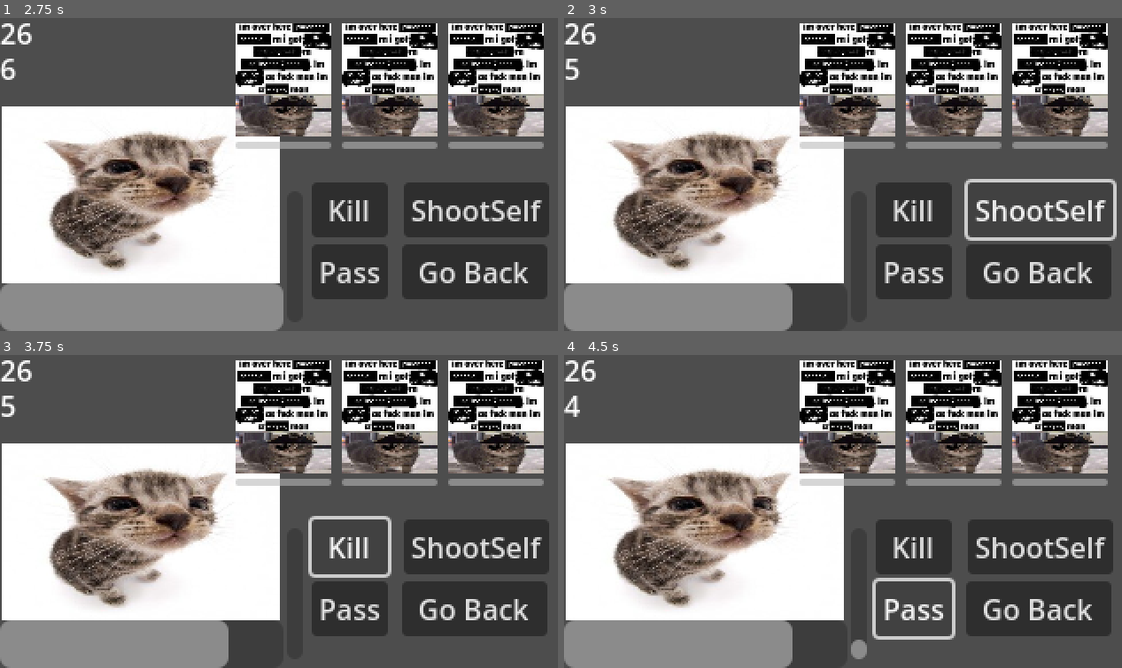
Above: before the commit, frames 1-4 (two rows, left to right).
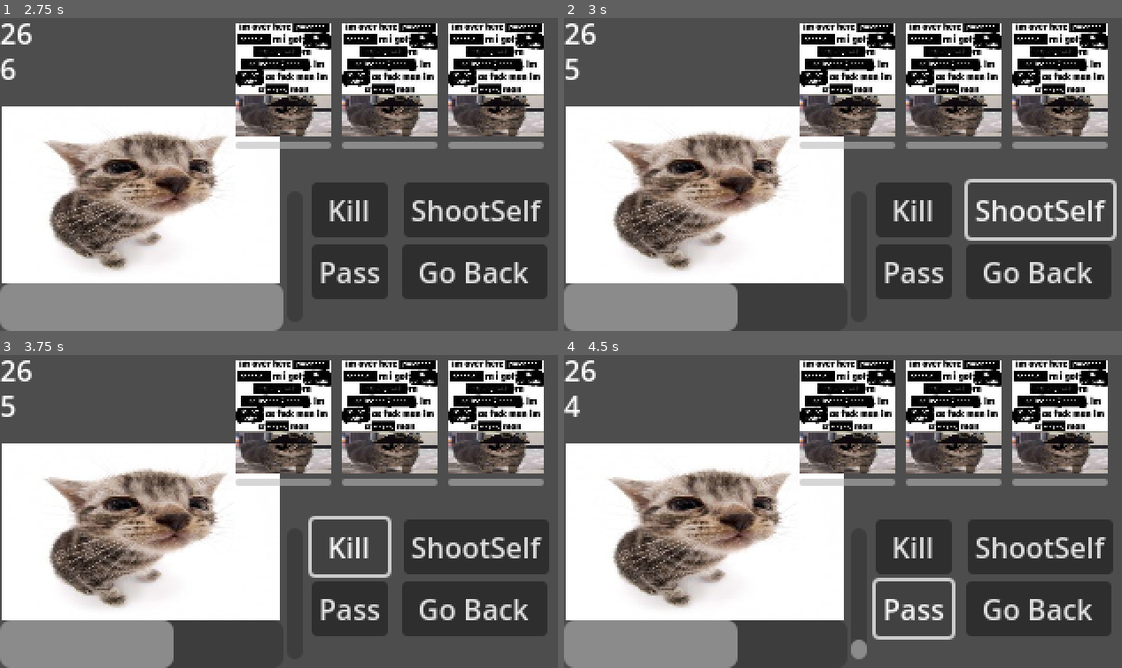
Above: after the commit, the same moments.

Repository: qthn67/HollowChamberGame
Game: Godot game, scene res://grid_map.tscn
Two runs of this game, one before a commit and one after it. Both use one fixed random seed, a clock stepped at 60 frames per second and the inputs below.
Inputs (mouse positions are in pixels of both pictures, inside the frame that each line leads up to):
- Up to frame 1 (2.75 s): click (496, 83) at 0.52 s; click "Melee" at 1.25 s; click "Gun" at 2 s
- Up to frame 2 (3 s): click "ShootSelf" at 2.75 s
- Up to frame 3 (3.75 s): click "Kill" at 3.5 s
- Up to frame 4 (4.5 s): click "Pass" at 4.25 s

Frame 1 is identical in both runs. In frame 2, 1.5% of the frame differs, in the area x 29-41%, y 84-100%; in frame 3, 1.5%; in frame 4, 1.5%.

Commit message:
Finishing touches with combat (0.99/1)

Diff:
--- a/Enemies/testenemy.gd
+++ b/Enemies/testenemy.gd
@@ -1,19 +1,19 @@
 extends Node2D
+
+@onready var health_element = $HealthElement
 
 @onready var hp_bar = $EnemyContainer/HpBar
 @onready var combat = $"../.."
 
-@onready var max_hp : int = 100
-@onready var hp : int = 100
+func _process(delta):
+	hp_bar.value = health_element.current_hp
 
-
-func _process(delta):
-	hp_bar.value = hp
-
+func take_turn():
+	combat.health_element.damage(20)
 
 func _on_texture_button_pressed():
 	if combat.can_select_enemy == true:
-		hp -= combat.player_bullet_damage
+		health_element.damage(combat.player_bullet_damage)
 		combat.can_select_enemy = false
 
 		if combat.use_bullets == true:
@@ -22,8 +22,8 @@
 		if combat.is_knife == true:
 			combat.left_melee_hits -= 1
 
-		if combat.is_knife == true && hp <= 0:
+		if combat.is_knife == true && health_element.current_hp <= 0:
 			combat.bonus_turn_amount += 1
 			queue_free()
-		elif(hp <= 0):
+		elif(health_element.current_hp <= 0):
 			queue_free()
--- a/Enemies/testenemy.tscn
+++ b/Enemies/testenemy.tscn
@@ -1,10 +1,13 @@
-[gd_scene load_steps=3 format=3 uid="uid://58fw7yrffgly"]
+[gd_scene load_steps=4 format=3 uid="uid://58fw7yrffgly"]
 
 [ext_resource type="Texture2D" uid="uid://btivhlysxoq3k" path="res://Enemies/cat.jpg" id="1_mb00m"]
 [ext_resource type="Script" path="res://Enemies/testenemy.gd" id="1_pnqve"]
+[ext_resource type="PackedScene" uid="uid://bo51nbtkoyh7a" path="res://health_element.tscn" id="2_xdi4v"]
 
-[node name="TestEnemy" type="Node2D"]
+[node name="TestEnemy" type="Node2D" groups=["enemy"]]
 script = ExtResource("1_pnqve")
+
+[node name="HealthElement" parent="." instance=ExtResource("2_xdi4v")]
 
 [node name="EnemyContainer" type="VBoxContainer" parent="."]
 anchors_preset = 7
--- a/EnemyLayouts/test_enemy_layout.gd
+++ b/EnemyLayouts/test_enemy_layout.gd
@@ -1,6 +1,8 @@
 extends Node2D
 
 @export_enum("L1", "L2", "L3") var selected_layout = 0
+
+var enemies = []
 
 func _ready():
 	apply_layout(selected_layout)
@@ -18,6 +20,11 @@
 		enemy.position = enemy_position
 		add_child(enemy)
 
+func enemy_turn():
+	enemies = get_tree().get_nodes_in_group("enemy")
+	for enemy in enemies:
+		enemy.take_turn()
+
 func setup_test_layout():
 	spawn_enemy("res://Enemies/testenemy.tscn", Vector2(280, 80))
 	spawn_enemy("res://Enemies/testenemy.tscn", Vector2(220, 80))
--- a/combat.gd
+++ b/combat.gd
@@ -3,6 +3,13 @@
 @onready var temp_bullet_counter = $TempBulletCounter
 @onready var temp_loaded_bullet_counter = $TempLoadedBulletCounter
 
+@onready var test_enemy_layout = $TestEnemyLayout
+
+@onready var health_element = $HealthElement
+
+@onready var gun = $Options/Gun
+@onready var chant = $Options/Chant
+@onready var items = $Options/Items
 @onready var melee = $Options/Melee
 
 @onready var murder = $GunOptions/Murder
@@ -24,15 +31,19 @@
 var max_player_ammo : int = 32
 var player_ammo : int = 26
 var loaded_bullets : int = 6
-var player_hp : int = 100
 var bonus_turn_amount : int = 0
 var left_melee_hits : int = 2
 
 
+func battle_start():
+#fill with functions that reset all the temporary values when the battle restarts
+	pass
+
 func _process(_delta):
 #Assign values to bars
 	bonus_turn_bar.value = bonus_turn_amount
-	player_hp_bar.value = player_hp
+	player_hp_bar.max_value = health_element.max_hp
+	player_hp_bar.value = health_element.current_hp
 	melee_bar.value = left_melee_hits
 
 #Temporary
@@ -42,37 +53,45 @@
 #Disabling Melee if no melee hits are available
 	if left_melee_hits == 0:
 		melee.disabled = true
-	else:
-		melee.disabled = false
 
 #Disabling Gun options if no bullets are available
 	if loaded_bullets == 0:
 		murder.disabled = true
 		pass_turn.disabled = true
 		shoot_self.disabled = true
-	else:
-		murder.disabled = false
-		pass_turn.disabled = false
-		shoot_self.disabled = false
 
 #End Turn/Reload
 	if loaded_bullets == 0 && left_melee_hits == 0:
-		if player_ammo >= 6:
-			loaded_bullets += 6
-			player_ammo -= 6
-			left_melee_hits = 2
-			end_of_turn()
-		elif player_ammo < 6:
-			loaded_bullets = player_ammo
-			player_ammo = 0
-			left_melee_hits = 2
-			end_of_turn()
-		elif player_ammo == 0:
-			left_melee_hits = 2
-			end_of_turn()
+		end_of_turn()
 
 func end_of_turn():
-	pass
+	gun.disabled = true
+	chant.disabled = true
+	items.disabled = true
+	melee.disabled = true
+	gun_options.visible = false
+	options.visible = true
+
+	if player_ammo >= 6:
+		loaded_bullets += 6
+		player_ammo -= 6
+		left_melee_hits = 2
+	elif player_ammo < 6:
+		loaded_bullets = player_ammo
+		player_ammo = 0
+		left_melee_hits = 2
+	elif player_ammo == 0:
+		left_melee_hits = 2
+
+	test_enemy_layout.enemy_turn()
+
+	murder.disabled = false
+	pass_turn.disabled = false
+	shoot_self.disabled = false
+	gun.disabled = false
+	chant.disabled = false
+	items.disabled = false
+	melee.disabled = false
 
 func _on_gun_pressed():
 	can_select_enemy = false
@@ -86,6 +105,7 @@
 
 
 func _on_melee_pressed():
+	use_bullets = false
 	is_knife = true
 	can_select_enemy = true
 
@@ -106,7 +126,8 @@
 	is_knife = false
 	can_select_enemy = false
 
-	player_hp -= player_bullet_damage
+	health_element.damage(player_bullet_damage * 2)
+	print(health_element.current_hp)
 	loaded_bullets -= 1
 
 func _on_back_pressed():
--- a/combat.tscn
+++ b/combat.tscn
@@ -1,7 +1,8 @@
-[gd_scene load_steps=5 format=3 uid="uid://c8tneiqjwxnx1"]
+[gd_scene load_steps=6 format=3 uid="uid://c8tneiqjwxnx1"]
 
 [ext_resource type="Script" path="res://combat.gd" id="1_d54ak"]
 [ext_resource type="Script" path="res://button.gd" id="2_hqfi1"]
+[ext_resource type="PackedScene" uid="uid://bo51nbtkoyh7a" path="res://health_element.tscn" id="2_qpjg3"]
 [ext_resource type="Texture2D" uid="uid://xhvnjc68gp6t" path="res://Player/wunkus.jpg" id="2_y5sla"]
 [ext_resource type="PackedScene" uid="uid://ccnu7s0to31wm" path="res://EnemyLayouts/test_enemy_layout.tscn" id="3_p7wow"]
 
@@ -9,6 +10,8 @@
 layout_mode = 3
 anchors_preset = 0
 script = ExtResource("1_d54ak")
+
+[node name="HealthElement" parent="." instance=ExtResource("2_qpjg3")]
 
 [node name="TempPlayer" type="TextureRect" parent="."]
 layout_mode = 0
@@ -101,7 +104,7 @@
 script = ExtResource("2_hqfi1")
 
 [node name="MeleeBar" type="ProgressBar" parent="Options/Melee"]
-z_index = -1
+z_index = -5
 layout_mode = 0
 offset_left = 1.0
 offset_top = 2.0
--- /dev/null
+++ b/health_element.gd
@@ -0,0 +1,17 @@
+extends Node2D
+
+@export var max_hp : int = 100
+var current_hp
+
+func _ready():
+	current_hp = max_hp
+
+func _process(delta):
+	if current_hp > max_hp:
+		current_hp = max_hp
+
+func damage(damage):
+	current_hp -= damage
+
+func heal(heal):
+	current_hp += heal
--- /dev/null
+++ b/health_element.tscn
@@ -0,0 +1,6 @@
+[gd_scene load_steps=2 format=3 uid="uid://bo51nbtkoyh7a"]
+
+[ext_resource type="Script" path="res://health_element.gd" id="1_n3jdq"]
+
+[node name="HealthElement" type="Node2D"]
+script = ExtResource("1_n3jdq")
